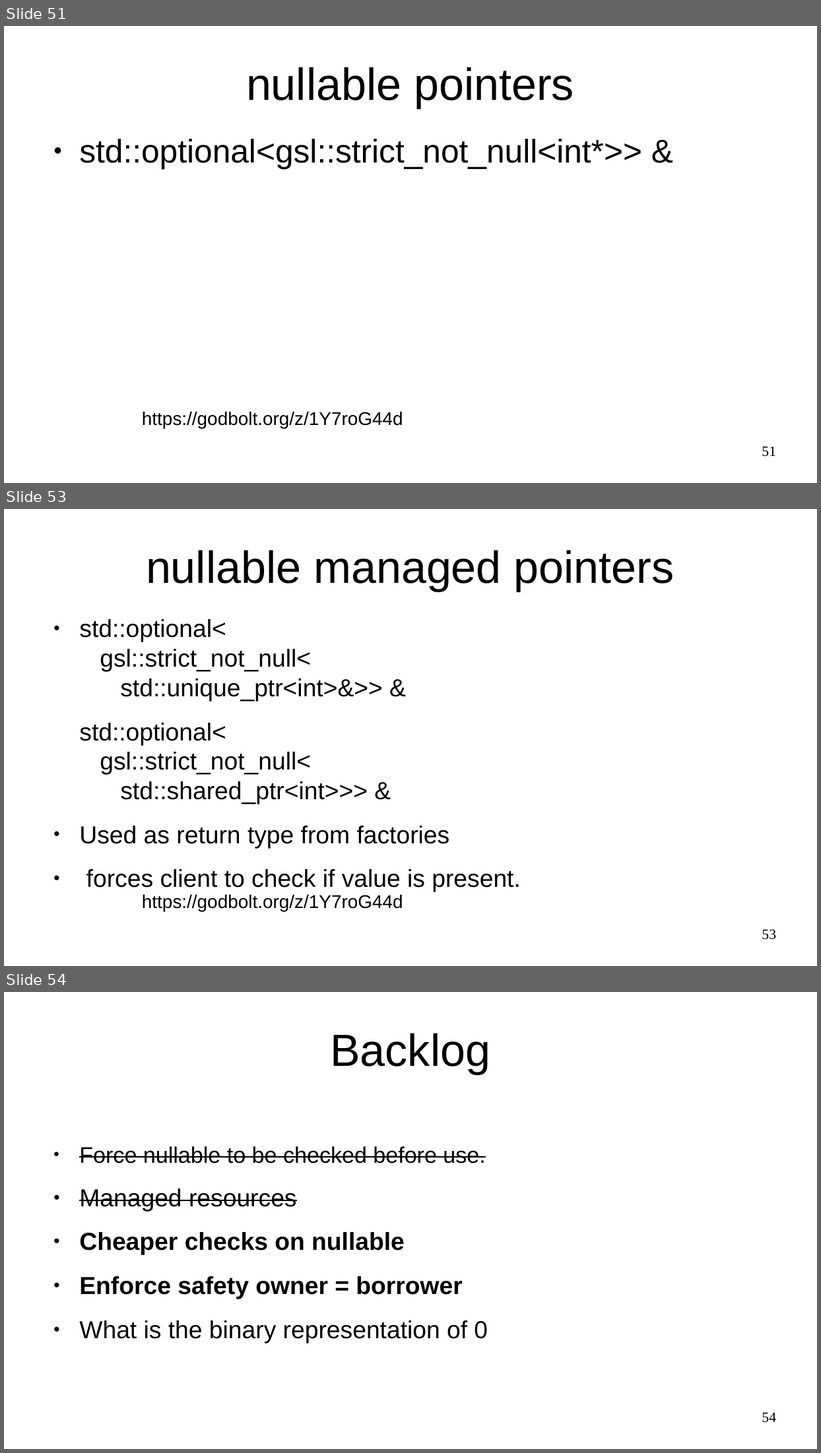
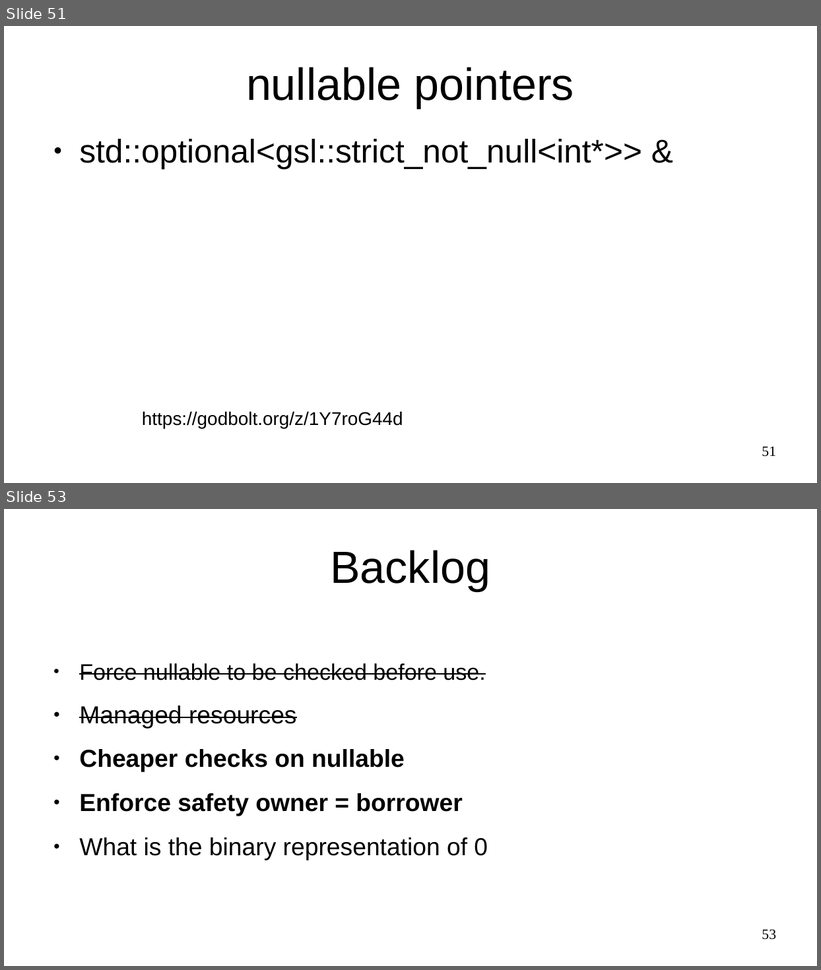
Before and after one commit to marcpawl/nullptr, a slide deck: slideshow.odp. Shown one above the other, each under a label of ours: slides 51, 53 and 54 before the commit, slides 51 and 53 after it; the slides between them are not shown. The pictures are 821x1453 and 821x970 pixels, drawn with LibreOffice and Linux fonts; fonts in the diff are those of the drawing. Boxes give left, top, right and bottom in pixels: in the first picture for what was removed or moved away, otherwise in the second. Text is boxed around its words. In the diff, an @@ line names an element or a change of style, - is before the commit and + after.

```diff
--- a/slideshow.odp
+++ b/slideshow.odp
@@ slide 53 removed at bbox=[4, 509, 817, 966], background #FFFFFF @@
@@ title removed at bbox=[146, 550, 675, 591] @@
-nullable managed pointers
@@ text removed at bbox=[79, 619, 521, 892] @@
-● std::optional<
-  gsl::strict_not_null<
-  std::unique_ptr<int>&>> &
-std::optional<
-gsl::strict_not_null<
-std::shared_ptr<int>>> &
-● Used as return type from factories
-● forces client to check if value is present.
@@ text removed at bbox=[142, 894, 403, 912] @@
-https://godbolt.org/z/1Y7roG44d
@@ page number removed at bbox=[762, 929, 776, 940] @@
-53
@@ what was slide 54 is now slide 53 @@
@@ page number at bbox=[762, 929, 776, 940]: text changed @@
-54
+53
```
Also in this commit, not shown: 4 slides changed, 5 slides added, 1 other slide removed, 2 other files.
